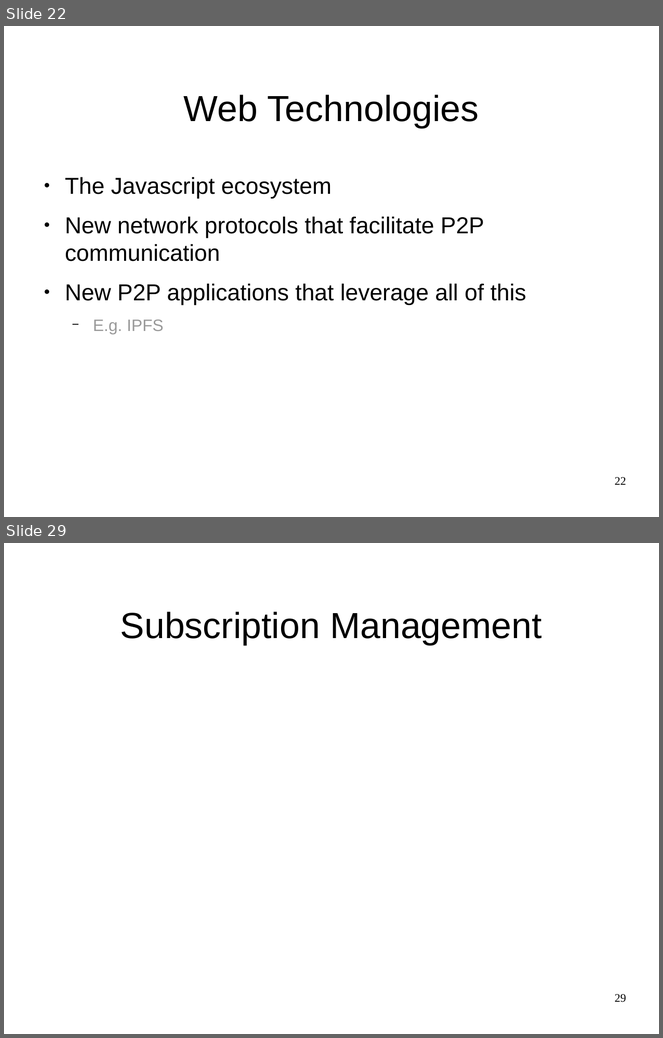
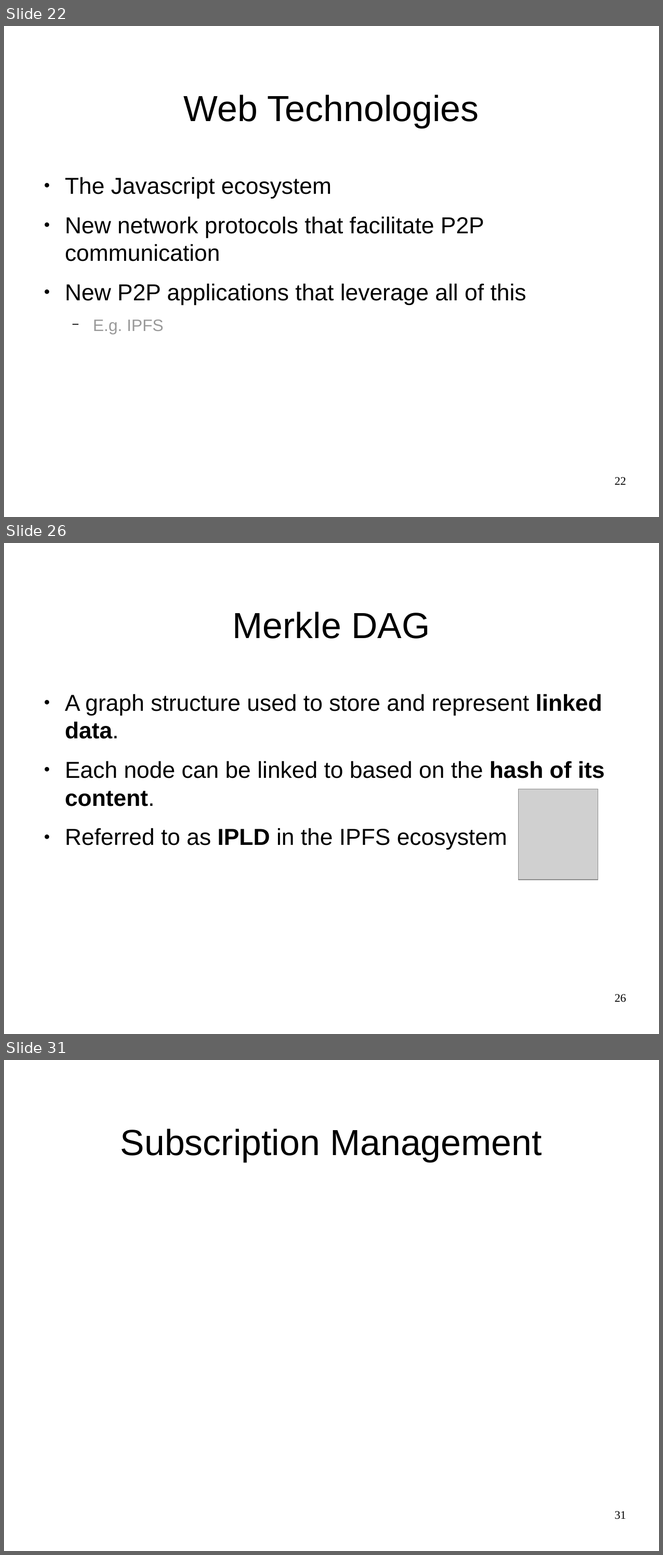
Before and after one commit to JGAntunes/pulsarcast, a slide deck: project-report/presentation.odp. Shown one above the other, each under a label of ours: slides 22 and 29 before the commit, slides 22, 26 and 31 after it; the slides between them are not shown. The pictures are 663x1038 and 663x1555 pixels, drawn with LibreOffice and Linux fonts; fonts in the diff are those of the drawing; grey boxes stand for pictures; background and template pictures are left out. Boxes give left, top, right and bottom in pixels: in the first picture for what was removed or moved away, otherwise in the second. Text is boxed around its words. In the diff, an @@ line names an element or a change of style, - is before the commit and + after.

```diff
--- a/project-report/presentation.odp
+++ b/project-report/presentation.odp
@@ slide 26 added at (4,543,659,1034), background #FFFFFF @@
@@ title added at (233,612,430,639), 44 pt, text #000000 @@
+Merkle DAG
@@ text added at (65,694,605,850), 28 pt, text #000000 @@
+● A graph structure used to store and represent linked data.
+● Each node can be linked to based on the hash of its content.
+● Referred to as IPLD in the IPFS ecosystem
@@ picture added at (519,789,598,879) @@
@@ page number added at (615,994,626,1003), 14 pt, text #000000 @@
+26
@@ what was slide 29 is now slide 31 @@
@@ page number at (615,1511,626,1520): text changed @@
-29
+31
```
Also in this commit, not shown: 6 slides changed, 8 other slides added, 5 slides removed, 1 other file.
